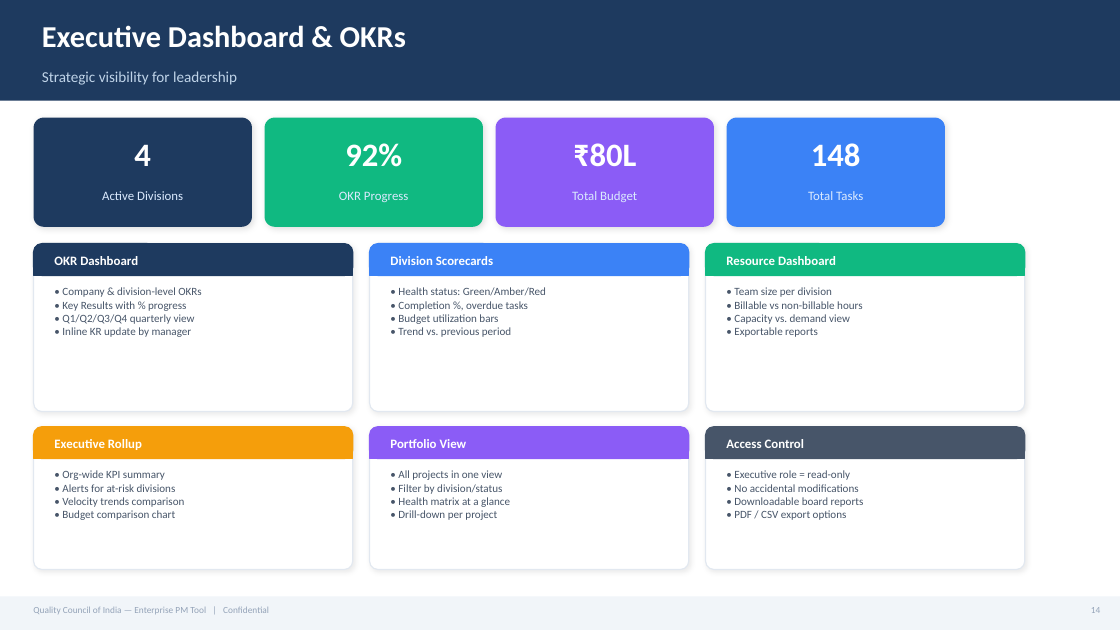
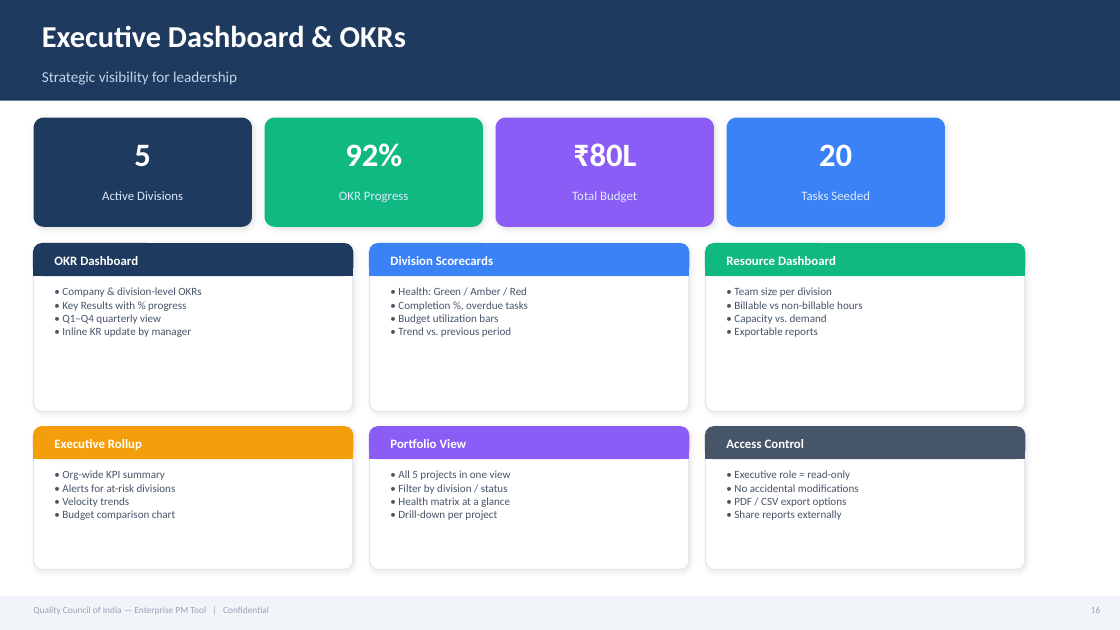
Before and after one commit to priyankabansal91/Project-Management-tool, a slide deck: slide 16 of docs/PM_Tool_Presentation.pptx (slide 14 before the commit). Drawn at 1120x630 pixels with LibreOffice and Linux fonts; fonts in the diff are those of the drawing. Boxes give left, top, right and bottom in pixels: in the first picture for what was removed or moved away, otherwise in the second. Text is boxed around its words. In the diff, an @@ line names an element or a change of style, - is before the commit and + after.

```diff
--- a/docs/PM_Tool_Presentation.pptx
+++ b/docs/PM_Tool_Presentation.pptx
@@ text at (134, 144, 151, 167): text changed @@
-4
+5
@@ text at (819, 144, 852, 166): text changed @@
-148
+20
@@ text at (801, 191, 870, 200): text changed @@
-Total Tasks
+Tasks Seeded
@@ text at (398, 287, 527, 295): text changed @@
-• Health status: Green/Amber/Red
+• Health: Green / Amber / Red
@@ text at (62, 314, 161, 324): text changed @@
-• Q1/Q2/Q3/Q4 quarterly view
+• Q1–Q4 quarterly view
@@ text at (734, 314, 827, 324): text changed @@
-• Capacity vs. demand view
+• Capacity vs. demand
@@ text at (398, 470, 511, 494): text changed @@
-• All projects in one view
-• Filter by division/status
+• All 5 projects in one view
+• Filter by division / status
@@ text at (62, 497, 129, 507): text changed @@
-• Velocity trends comparison
+• Velocity trends
@@ text at (734, 497, 864, 507): paragraph removed @@
-• Downloadable board reports
@@ text at (734, 510, 841, 520): paragraph added @@
+• Share reports externally
```
Also in this commit, not shown: 15 other slides changed, 4 slides added, 2 slides removed, 1 other file.
